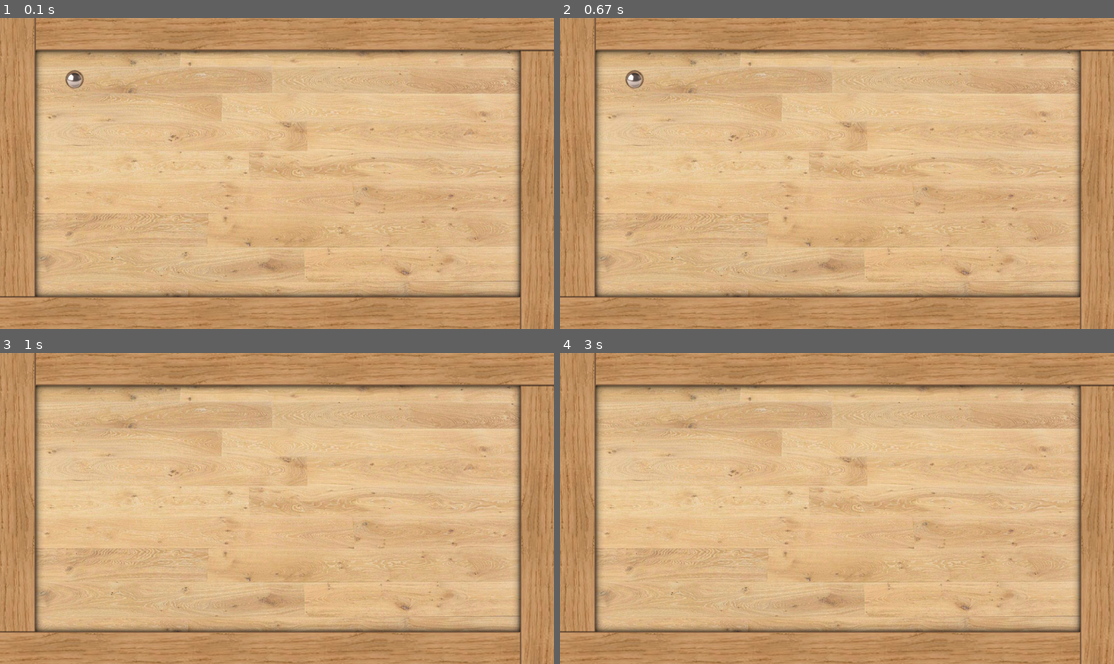
Above: before the commit, frames 1-4 (two rows, left to right).
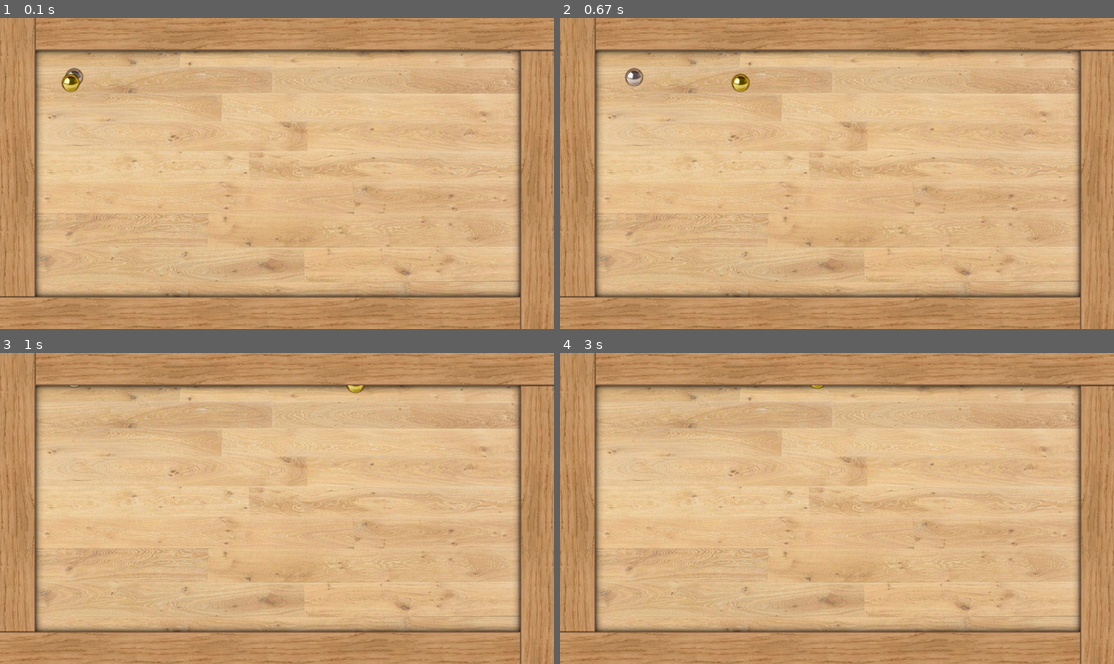
Above: after the commit, the same moments.

Repository: SavrajSian/FPGA-Maze-Game
Game: pygame game, started from pygame_test.py
The game is run twice, just before and just after one commit, with the same random seed, the same clock (stepped at 60 frames per second) and the same inputs.
Inputs:
- Up to frame 1 (0.1 s): no input
- Up to frame 2 (0.67 s): hold Right from 0.33 s (still down)
- Up to frame 3 (1 s): release Right at 0.8 s; hold Up from 0.83 s (still down); hold W from 0.83 s (still down)
- Up to frame 4 (3 s): release Up at 1.13 s; release W at 1.13 s; hold Right 1.17-1.63 s; hold D 1.17-1.63 s; hold Left 1.67-2.2 s; hold A 1.67-2.2 s; hold Down 2.23-2.53 s; hold S 2.23-2.53 s; hold Left 2.57-2.97 s; hold A 2.57-2.97 s

The runs differ from the first frame. In frame 1, 0.2% of the frame differs, in the area x 11-16%, y 16-24%; in frame 2, 0.3%, in the area x 11-35%, y 16-24%; in frame 3, less than 0.1%; in frame 4, less than 0.1%.

Commit message:
object oriented and multiplayer

Diff:
--- a/pygame_test.py
+++ b/pygame_test.py
@@ -1,4 +1,4 @@
-import pygame
+import pygame, random
 import numpy as np
 
 pygame.init()
@@ -9,33 +9,45 @@
 bg = pygame.image.load("assets/bg.png")
 frame_shadow = pygame.image.load("assets/frame_shadow.png")
 frame = pygame.image.load("assets/frame.png")
-ball = pygame.image.load("assets/ball.png")
 
-ball_acc = [0, 0]
-ball_vel = [0, 0]
-ball_pos = [120, 150]
+ball_sprites = [pygame.image.load("assets/ball.png"), pygame.image.load("assets/ball_y.png"),
+				pygame.image.load("assets/ball_g.png"), pygame.image.load("assets/ball_b.png")]
 
-damping = 200
+balls = [None, None, None, None]
+
 friction = 0.95
+dt = 0.001
+
+class Ball:
+	def __init__ (self):
+		self.acc = [0, 0]
+		self.vel = [0, 0]
+		self.pos = [random.randint(110, 130), random.randint(140, 160)]
+		self.damping = 500
+		self.sprite = ball_sprites[active_balls]
+
+	def motion_calc (self, dt):
+		ball.vel[0] += self.acc[0]*dt/self.damping	#v = u + at
+		ball.vel[1] += self.acc[1]*dt/self.damping
+
+		ball.vel[0] = self.vel[0]*friction
+		ball.vel[1] = self.vel[1]*friction
+
+		ball.pos[0] += self.vel[0]*dt
+		ball.pos[1] += self.vel[1]*dt
 
 def hex_to_dec (hex):
 	d = int(hex, 16)
-	if d < 2147483648: #80000000
+	if d < 2147483648: #h80000000
 		return d
 	else:
-		return d - 4294967296
+		return d - 4294967296 #hFFFFFFFF+1
 
-def motion_calc (dt):
-	ball_vel[0] += ball_acc[0]*dt/damping
-	ball_vel[1] += ball_acc[1]*dt/damping
-	ball_vel[0] = ball_vel[0]*friction
-	ball_vel[1] = ball_vel[1]*friction
-	ball_pos[0] += ball_vel[0]*dt
-	ball_pos[1] += ball_vel[1]*dt
-	print(ball_acc, ball_vel, ball_pos)
-
-
-prev_get_ticks = pygame.time.get_ticks()
+active_balls = 0
+balls[0] = Ball()
+active_balls = 1
+balls[1] = Ball()
+active_balls = 2
 
 running = True
 
@@ -43,10 +55,9 @@
 	screen.blit(bg, (0, 0))
 	screen.blit(frame_shadow, (0, 0))
 
-	ball_acc = [0,0]
-
-	dt = (pygame.time.get_ticks() - prev_get_ticks) / 1000
-	prev_get_ticks = pygame.time.get_ticks()
+	for ball in balls:
+		if ball != None:
+			ball.acc = [0,0]
 
 	for event in pygame.event.get():
 		if event.type == pygame.QUIT:
@@ -54,22 +65,28 @@
 
 	keys = pygame.key.get_pressed()
 	if keys[pygame.K_w]:
-		ball_acc[0] = hex_to_dec("CCCCCCCC")
+		balls[0].acc[0] = hex_to_dec("CCCCCCCC")
 	if keys[pygame.K_s]:
-		ball_acc[0] = hex_to_dec("33333333")
-	if keys[pygame.K_w] and keys[pygame.K_s]:
-		ball_acc[0] = 0
+		balls[0].acc[0] = hex_to_dec("33333333")
 	if keys[pygame.K_d]:
-		ball_acc[1] = hex_to_dec("33333333")
+		balls[0].acc[1] = hex_to_dec("33333333")
 	if keys[pygame.K_a]:
-		ball_acc[1] = hex_to_dec("CCCCCCCC")
-	if keys[pygame.K_d] and keys[pygame.K_a]:
-		ball_acc[1] = 0
+		balls[0].acc[1] = hex_to_dec("CCCCCCCC")
 
-	dt = pygame.time.Clock().tick(30)
-	print(dt)
-	motion_calc(dt*100)
-	screen.blit(ball, (ball_pos[1], ball_pos[0]))
+	if keys[pygame.K_UP]:
+		balls[1].acc[0] = hex_to_dec("CCCCCCCC")
+	if keys[pygame.K_DOWN]:
+		balls[1].acc[0] = hex_to_dec("33333333")
+	if keys[pygame.K_RIGHT]:
+		balls[1].acc[1] = hex_to_dec("33333333")
+	if keys[pygame.K_LEFT]:
+		balls[1].acc[1] = hex_to_dec("CCCCCCCC")
+
+	for ball in balls:
+		if ball != None:
+			ball.motion_calc(dt)
+			screen.blit(ball.sprite, (ball.pos[1], ball.pos[0]))
+
 	screen.blit(frame, (0, 0))
 
 
Binary file added: assets/ball_b.png
Binary file added: assets/ball_g.png
Binary file added: assets/ball_y.png
